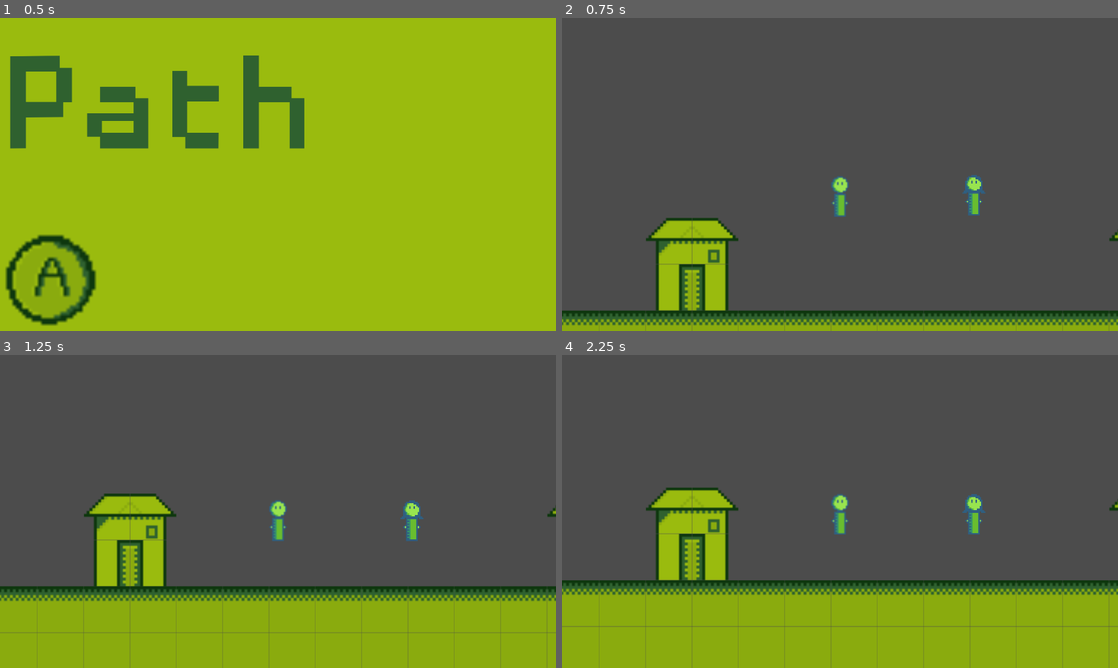
Above: before the commit, frames 1-4 (two rows, left to right).
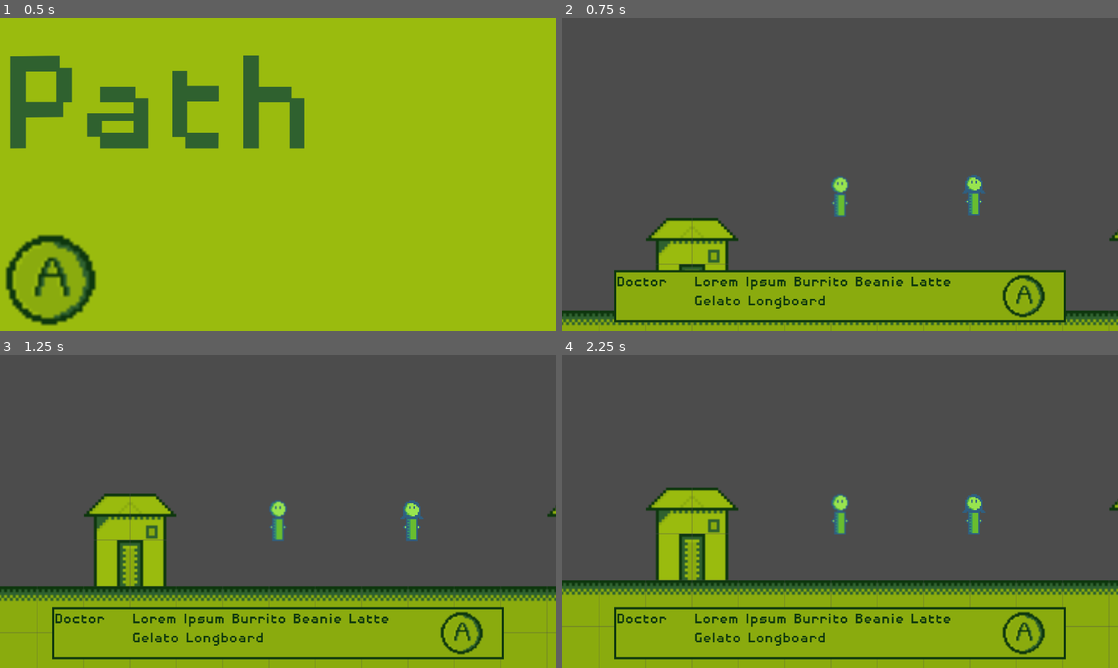
Above: after the commit, the same moments.

Repository: JamesPoole/godot-game
Game: Godot game, scene res://TitleScreen.tscn
The game is run twice, just before and just after one commit, with the same random seed, the same clock (stepped at 60 frames per second) and the same inputs.
Inputs (mouse positions are in pixels of both pictures, inside the frame that each line leads up to):
- Up to frame 1 (0.5 s): no input
- Up to frame 2 (0.75 s): click (840, 280) at 0.5 s
- Up to frame 3 (1.25 s): no input
- Up to frame 4 (2.25 s): click (1029, 633) at 1.27 s; click (1029, 633) at 2.02 s

Frame 1 is identical in both runs. In frame 2, 13% of the frame differs, in the area x 9-91%, y 80-98%; in frame 3, 3.1%; in frame 4, 3.2%.

Commit message:
dialogue box constant overlay on camera

Diff:
--- a/Characters/Hero/Hero.tscn
+++ b/Characters/Hero/Hero.tscn
@@ -33,6 +33,7 @@
 [ext_resource path="res://assets/hero/running/hero_running.png_27.png" type="Texture" id=31]
 [ext_resource path="res://assets/hero/running/hero_running.png_28.png" type="Texture" id=32]
 [ext_resource path="res://assets/hero/running/hero_running.png_29.png" type="Texture" id=33]
+[ext_resource path="res://DialogueBox.tscn" type="PackedScene" id=34]
 
 [sub_resource type="SpriteFrames" id=1]
 animations = [ {
@@ -47,7 +48,7 @@
 "speed": 30.0
 } ]
 
-[node name="Hero" instance=ExtResource( 1 )]
+[node name="Hero" index="0" instance=ExtResource( 1 )]
 script = ExtResource( 2 )
 
 [node name="AnimatedSprite" parent="." index="0"]
@@ -59,3 +60,7 @@
 current = true
 zoom = Vector2( 0.3, 0.3 )
 smoothing_enabled = true
+
+[node name="DialogueBoxContainer" type="CanvasLayer" parent="." index="4"]
+
+[node name="DialogueBox" parent="DialogueBoxContainer" index="0" instance=ExtResource( 34 )]
--- a/DialogueBox.gd
+++ b/DialogueBox.gd
@@ -3,8 +3,8 @@
 
 signal dialog_ended()
 
-onready var dialogue_player : DialoguePlayer = get_node("DialoguePlayer")
-
+#onready var dialogue_player : DialoguePlayer = get_node("DialoguePlayer")
+"""
 onready var name : = get_node("Panel/Columns/Name") as RichTextLabel
 onready var dialogue : = get_node("Panel/Columns/Dialogue") as RichTextLabel
 
@@ -19,5 +19,7 @@
 	update_content()
 	show()
 
+"""
+
 func _ready():
 	pass
--- a/DialogueBox.tscn
+++ b/DialogueBox.tscn
@@ -23,9 +23,9 @@
 
 [node name="Panel" type="Panel" parent="."]
 margin_left = 120.0
-margin_top = 530.0
+margin_top = 580.0
 margin_right = 1160.0
-margin_bottom = 650.0
+margin_bottom = 700.0
 custom_styles/panel = SubResource( 1 )
 
 [node name="Columns" type="HBoxContainer" parent="Panel"]
Not shown: 1 places in Characters/Hero/Hero.tscn that only renumber resources
